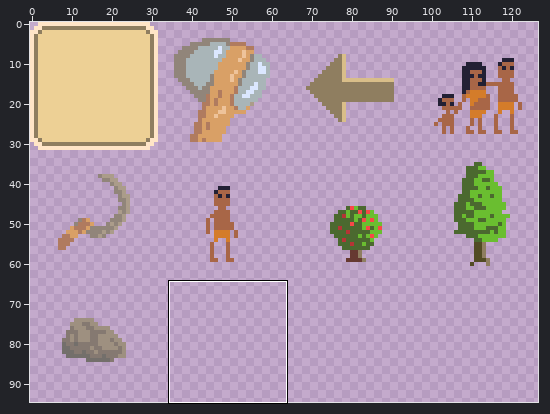
Two versions of one sprite sheet, Assets/Sprites/Buttons/Unit Buttons.png. The picture above shows the old version from afar; the outline marks the close-up.
Close-up. The starting point:
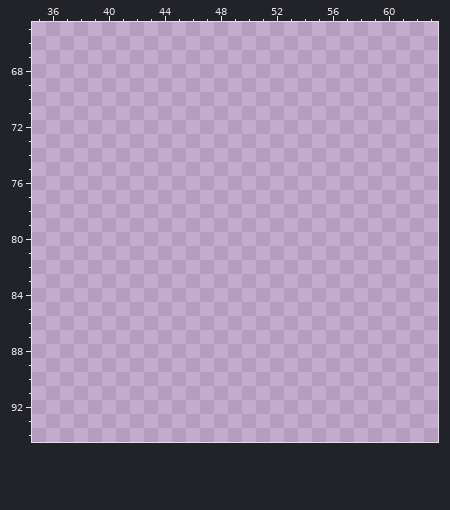
The file is 128x160 pixels. Shown: x 35..63, y 65..94. The wide view leaves out empty margins.
Once edited:
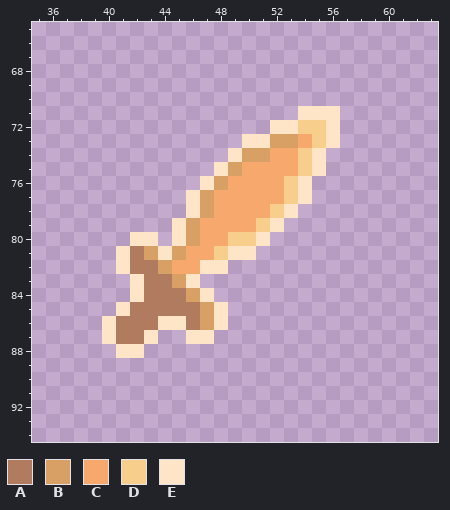
Palette (. is transparent): A #b07b5f  B #d9a066  C #f7a96d  D #f7ce8b  E #ffe5c7
Edits made:
@@ x 35..63 @@
 70 .............................
-71 .............................
-72 .............................
-73 .............................
-74 .............................
-75 .............................
-76 .............................
-77 .............................
-78 .............................
-79 .............................
-80 .............................
-81 .............................
-82 .............................
-83 .............................
-84 .............................
-85 .............................
-86 .............................
-87 .............................
-88 .............................
+71 ...................EEE.......
+72 .................EEDDE.......
+73 ...............EEBBCDE.......
+74 ..............EBBCCDE........
+75 .............EBCCCCDE........
+76 ............EBCCCCDE.........
+77 ...........EBCCCCCDE.........
+78 ...........EBCCCCDE..........
+79 ..........EBCCCCDE...........
+80 .......EE.EBCCDDE............
+81 ......EABEBCCDEE.............
+82 ......EAABCCEE...............
+83 .......EAABE.................
+84 .......EAAABE................
+85 ......EAAAAABE...............
+86 .....EAAAEEABE...............
+87 .....EAAE..EE................
+88 ......EE.....................
 89 .............................
Boxes around the changes in both close-ups, in picture pixels (x1, y1, x2, y2):
added: (102, 106, 340, 358)
